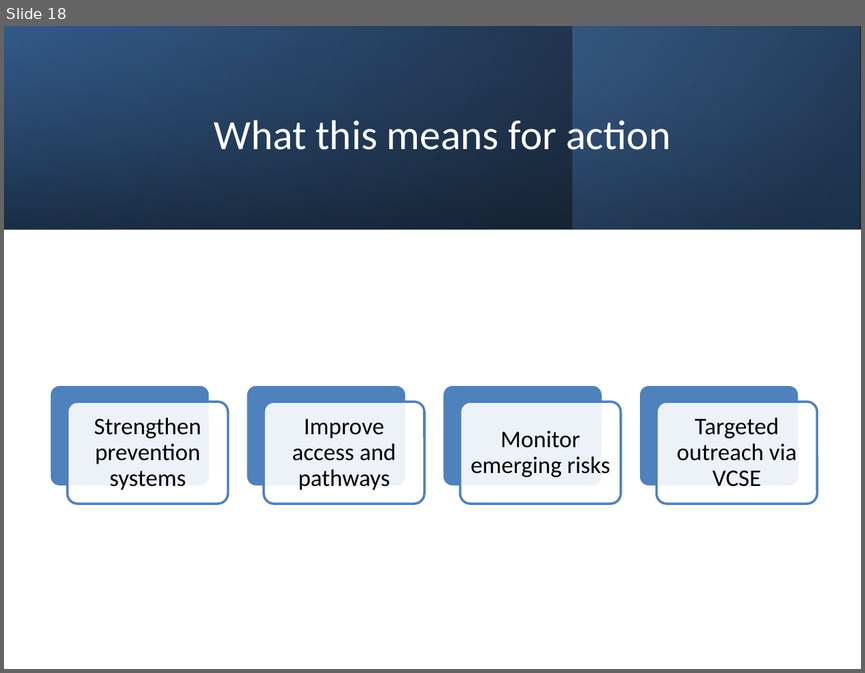
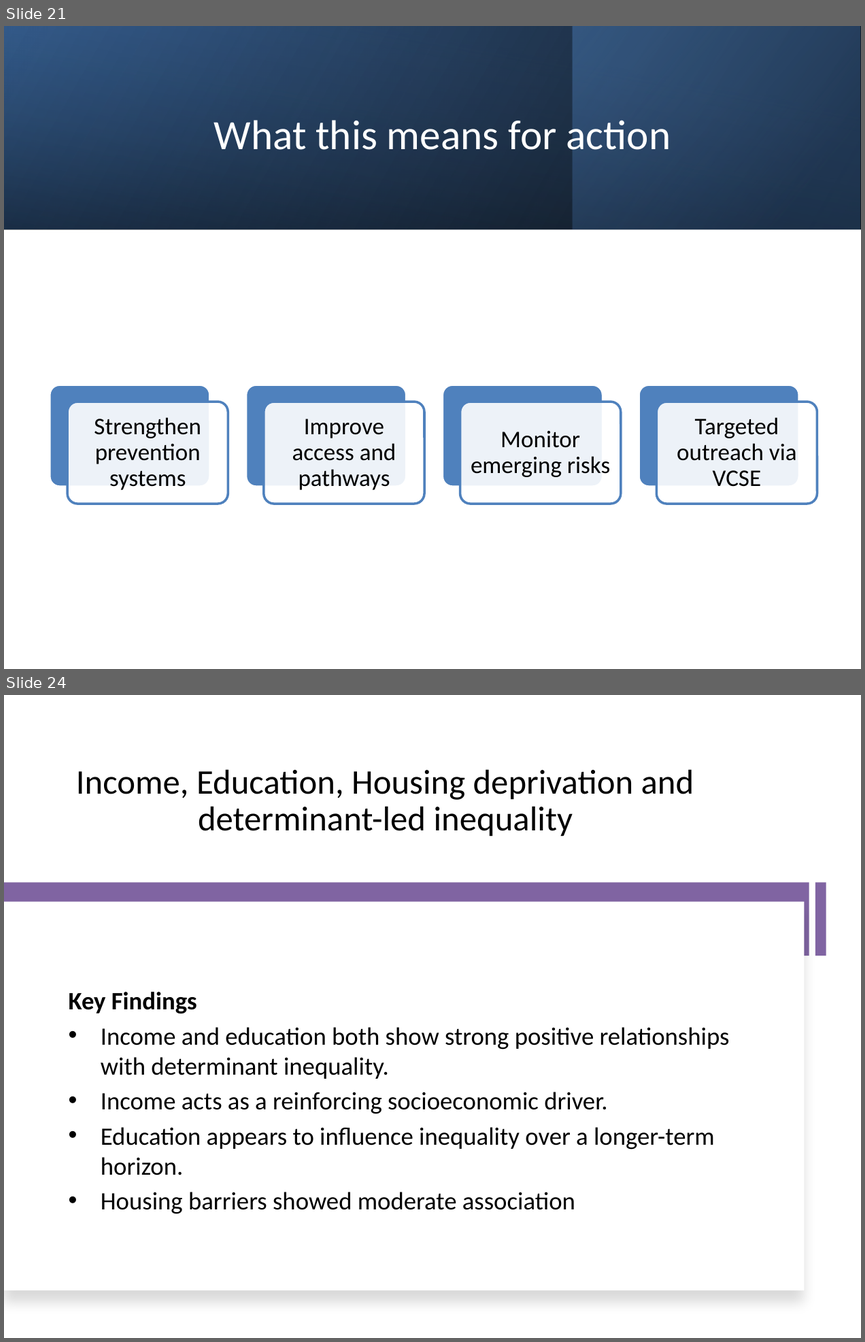
Before and after one commit to OlenaMan/Health-Inequalities-in-NW-London-analysis, a slide deck: outputs/health_inequalities_nwl_presentation.pptx. Shown one above the other, each under a label of ours: slide 18 before the commit, slides 21 and 24 after it; the slides between them are not shown. The pictures are 865x673 and 865x1342 pixels, drawn with LibreOffice and Linux fonts; fonts in the diff are those of the drawing. Boxes give left, top, right and bottom in pixels: in the first picture for what was removed or moved away, otherwise in the second. Text is boxed around its words. In the diff, an @@ line names an element or a change of style, - is before the commit and + after.

```diff
--- a/outputs/health_inequalities_nwl_presentation.pptx
+++ b/outputs/health_inequalities_nwl_presentation.pptx
@@ slide 24 added at bbox=[4, 695, 861, 1338], background #FFFFFF @@
@@ title added at bbox=[76, 769, 694, 836], 29 pt, text #000000 @@
+Income, Education, Housing deprivation and determinant-led inequality
@@ rectangle added at bbox=[4, 883, 809, 955], fill #8064A2 @@
@@ rectangle added at bbox=[815, 882, 825, 955], fill #8064A2 @@
@@ rectangle added at bbox=[4, 902, 804, 1291], fill #FFFFFF @@
@@ text added at bbox=[69, 991, 730, 1214], 21 pt, text #000000 @@
+Key Findings
+• Income and education both show strong positive relationships with determinant inequality.
+• Income acts as a reinforcing socioeconomic driver.
+• Education appears to influence inequality over a longer-term horizon.
+• Housing barriers showed moderate association
@@ what was slide 18 is now slide 21 @@
```
Also in this commit, not shown: 1 slide changed, 11 other slides added.
